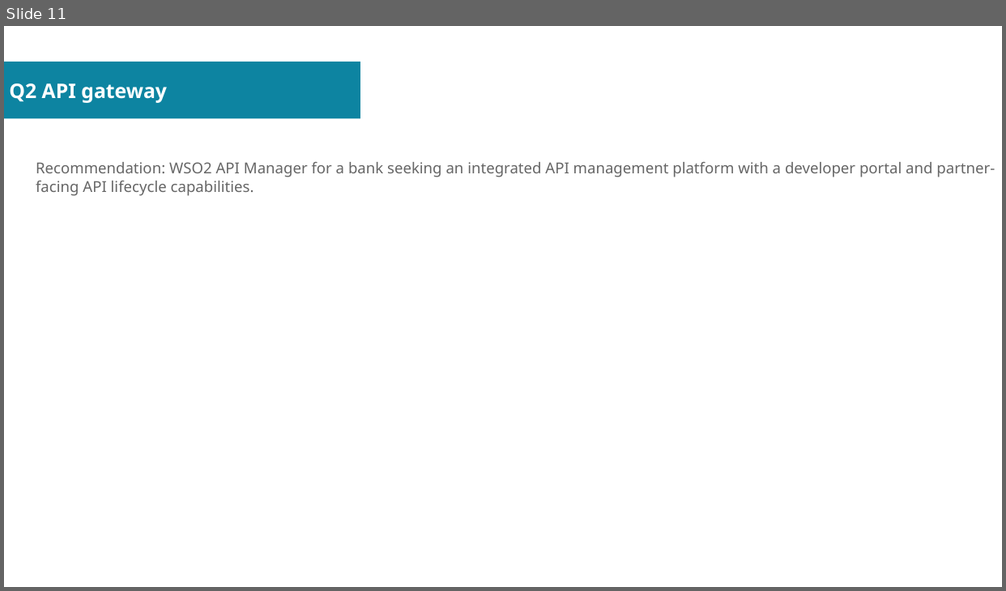
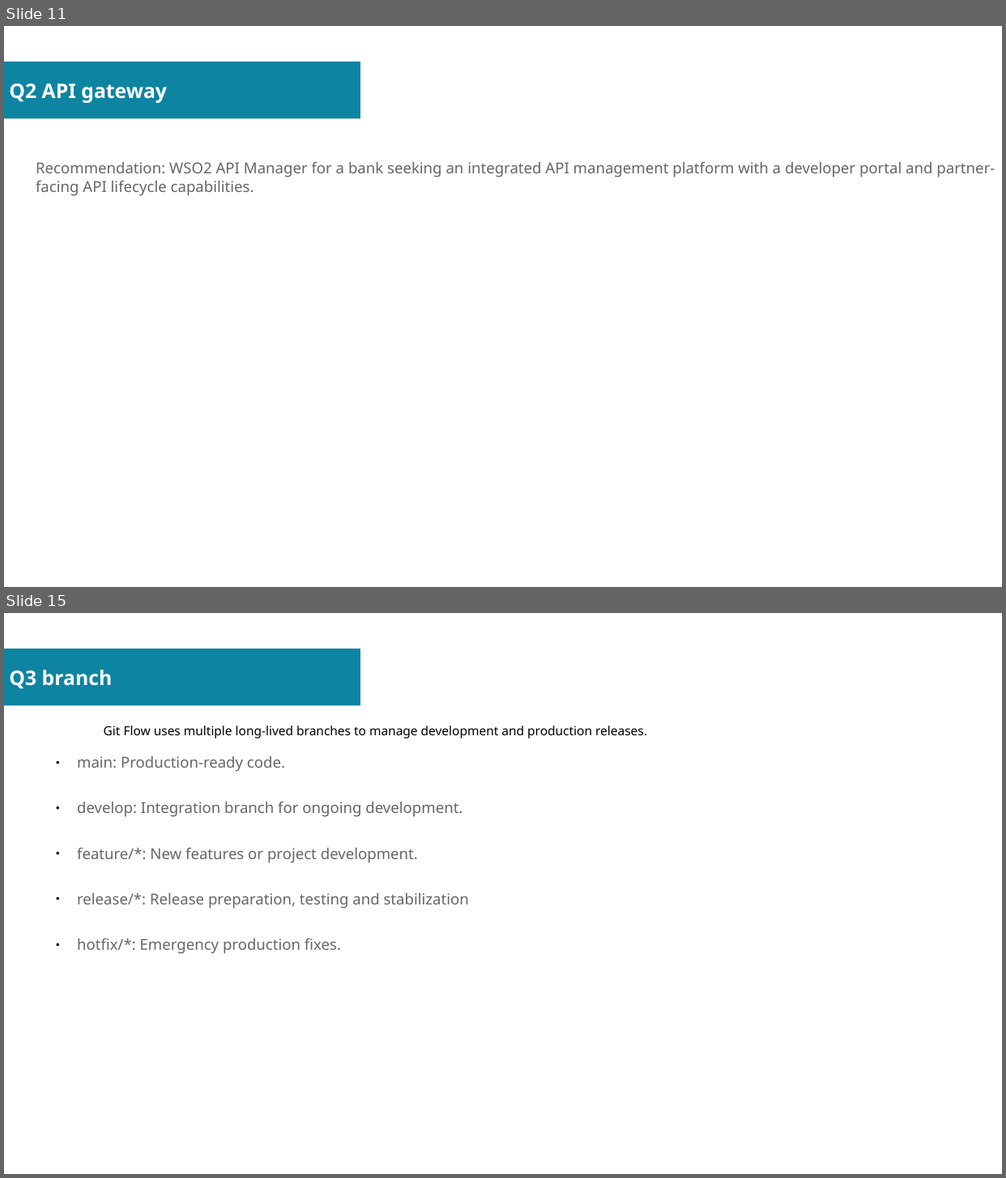
Before and after one commit to sovannotychea/ori-test, a slide deck: docs/02.odp. Shown one above the other, each under a label of ours: slide 11 before the commit, slides 11 and 15 after it; the slides between them are not shown. The pictures are 1006x591 and 1006x1178 pixels, drawn with LibreOffice and Linux fonts; fonts in the diff are those of the drawing. Boxes give left, top, right and bottom in pixels: in the first picture for what was removed or moved away, otherwise in the second. Text is boxed around its words. In the diff, an @@ line names an element or a change of style, - is before the commit and + after.

```diff
--- a/docs/02.odp
+++ b/docs/02.odp
@@ slide 15 added at (x1=4, y1=613, x2=1002, y2=1174), background #FFFFFF; not listed: 1 template element that a slide beside it also shows @@
@@ title added at (x1=9, y1=670, x2=113, y2=689), 16 pt, text #FFFFFF, bold @@
+Q3 branch
@@ text added at (x1=77, y1=726, x2=647, y2=954), 12 pt, text #666666 @@
+Git Flow uses multiple long-lived branches to manage development and production releases.
+    ● main: Production-ready code.
+    ● develop: Integration branch for ongoing development.
+    ● feature/*: New features or project development.
+    ● release/*: Release preparation, testing and stabilization
+    ● hotfix/*: Emergency production fixes.
```
Also in this commit, not shown: 3 other slides added, 1 slide removed.
